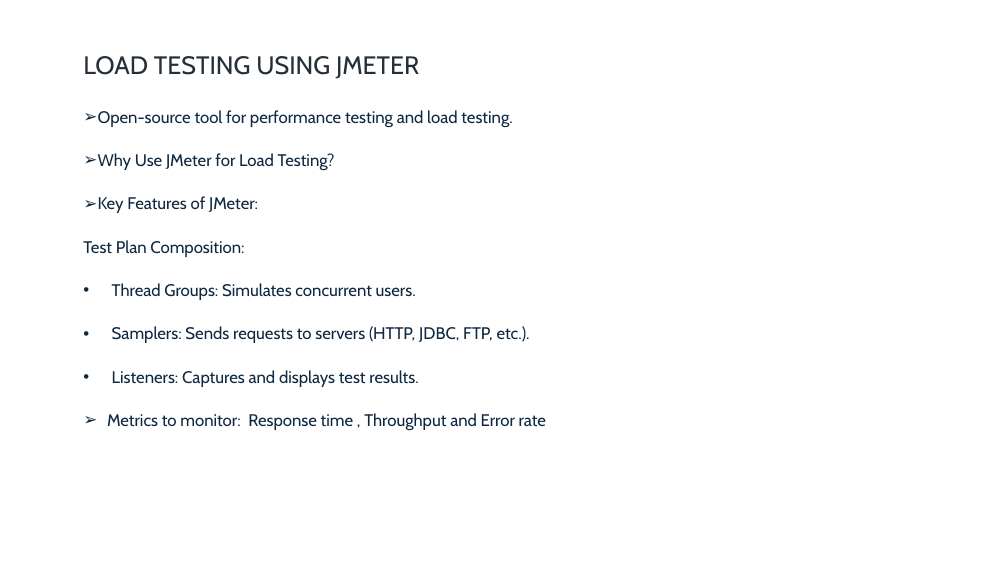
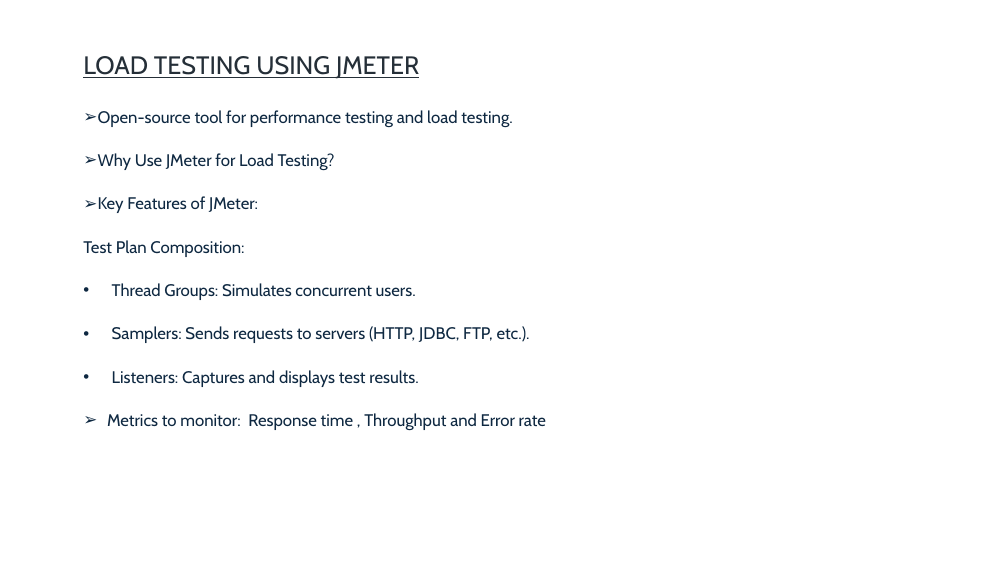
Before and after one commit to ShadaHInt/LocustLoadTest, a slide deck: slide 4 of PPT/JMeterKT.pptx. Drawn at 1008x567 pixels with LibreOffice and Linux fonts; fonts in the diff are those of the drawing. Boxes give left, top, right and bottom in pixels: in the first picture for what was removed or moved away, otherwise in the second. Text is boxed around its words. In the diff, an @@ line names an element or a change of style, - is before the commit and + after.

```diff
--- a/PPT/JMeterKT.pptx
+++ b/PPT/JMeterKT.pptx
@@ title "LOAD TESTING USING JMETER" at box(83, 56, 419, 79): underline on @@
```
Also in this commit, not shown: 1 other slide changed, 1 slide added, 4 other files.
